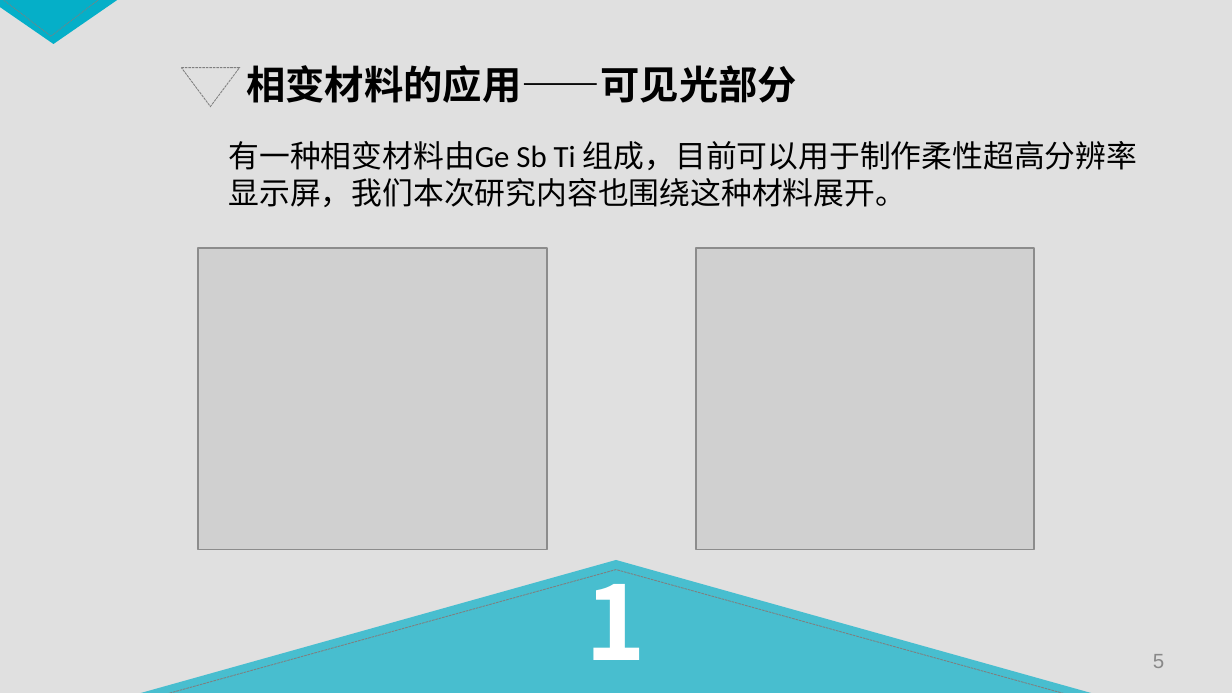
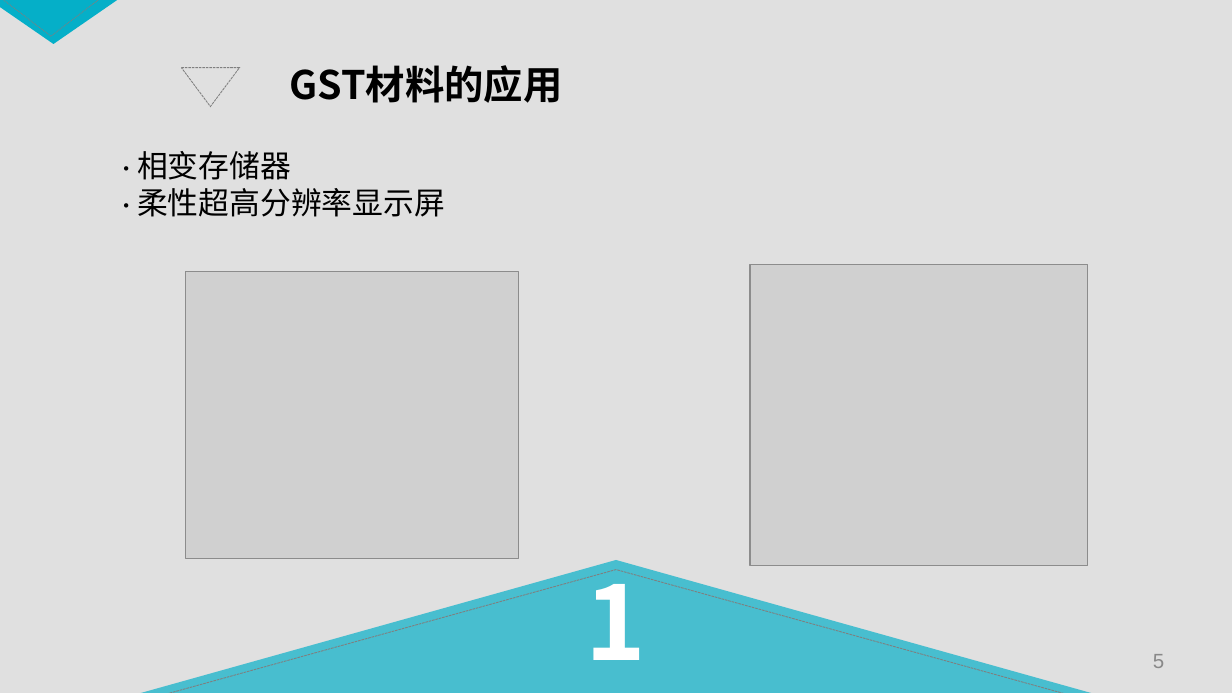
Before and after one commit to Linyu1Bai/ThuEE, a slide deck: slide 5 of Graduation/开题报告.pptx. Drawn at 1232x693 pixels with LibreOffice and Linux fonts; fonts in the diff are those of the drawing; grey boxes stand for pictures. Boxes give left, top, right and bottom in pixels: in the first picture for what was removed or moved away, otherwise in the second. Text is boxed around its words. In the diff, an @@ line names an element or a change of style, - is before the commit and + after.

```diff
--- a/Graduation/开题报告.pptx
+++ b/Graduation/开题报告.pptx
@@ text removed at bbox=[246, 65, 797, 103] @@
-相变材料的应用——可见光部分
@@ text added at bbox=[289, 65, 562, 103], 23 pt, text #000000, bold @@
+GST材料的应用
@@ text removed at bbox=[228, 141, 1137, 207] @@
-有一种相变材料由Ge Sb Ti 组成，目前可以用于制作柔性超高分辨率显示屏，我们本次研究内容也围绕这种材料展开。
@@ text added at bbox=[137, 151, 445, 217], 18 pt, text #000000 @@
+· 相变存储器
+· 柔性超高分辨率显示屏
@@ picture: place and size @@
-picture at bbox=[696, 248, 1034, 549]
+picture at bbox=[750, 264, 1088, 565]
@@ picture: place and size @@
-picture at bbox=[198, 248, 547, 549]
+picture at bbox=[186, 271, 519, 558]
```
Also in this commit, not shown: 3 other slides changed, 3 slides added, 4 slides removed, 1 other file.
